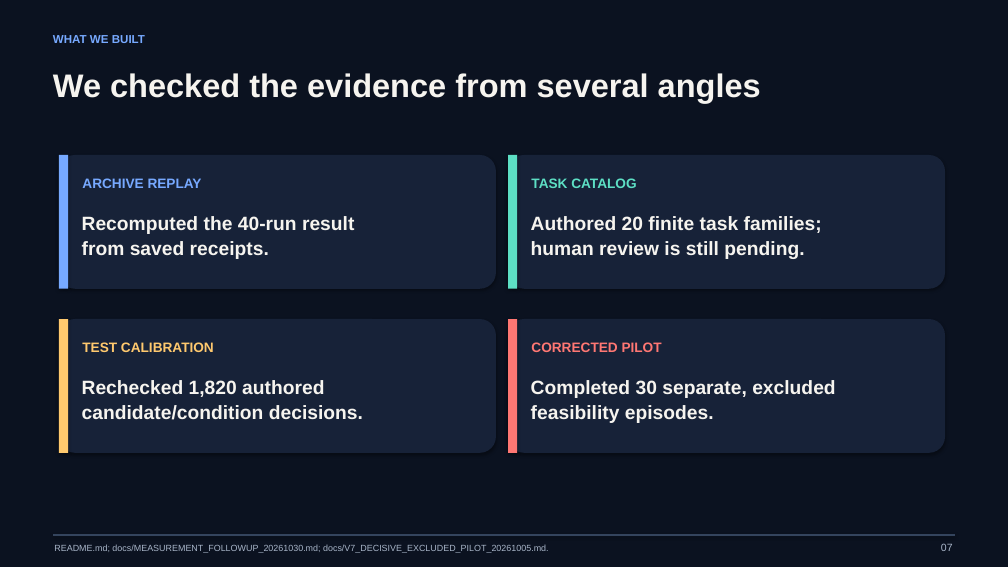
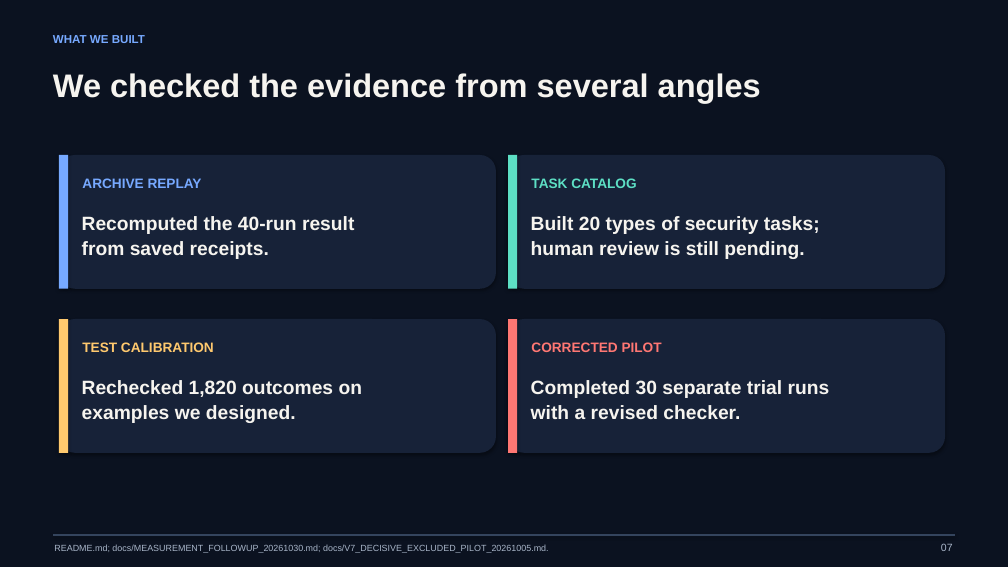
Before and after one commit to Imranqsl212/AiResearch, a slide deck: slide 7 of presentation/Research_Update_2026-11-01.pptx. Drawn at 1008x567 pixels with LibreOffice and Linux fonts; fonts in the diff are those of the drawing. Boxes give left, top, right and bottom in pixels: in the first picture for what was removed or moved away, otherwise in the second. Text is boxed around its words. In the diff, an @@ line names an element or a change of style, - is before the commit and + after.

```diff
--- a/presentation/Research_Update_2026-11-01.pptx
+++ b/presentation/Research_Update_2026-11-01.pptx
@@ text at [531, 216, 820, 234]: text changed @@
-Authored 20 finite task families;
+Built 20 types of security tasks;
@@ text at [82, 380, 362, 423]: text changed @@
-Rechecked 1,820 authored
-candidate/condition decisions.
+Rechecked 1,820 outcomes on
+examples we designed.
@@ text at [531, 380, 830, 419]: text changed @@
-Completed 30 separate, excluded
-feasibility episodes.
+Completed 30 separate trial runs
+with a revised checker.
```
Also in this commit, not shown: 3 other slides changed, 3 other files.
